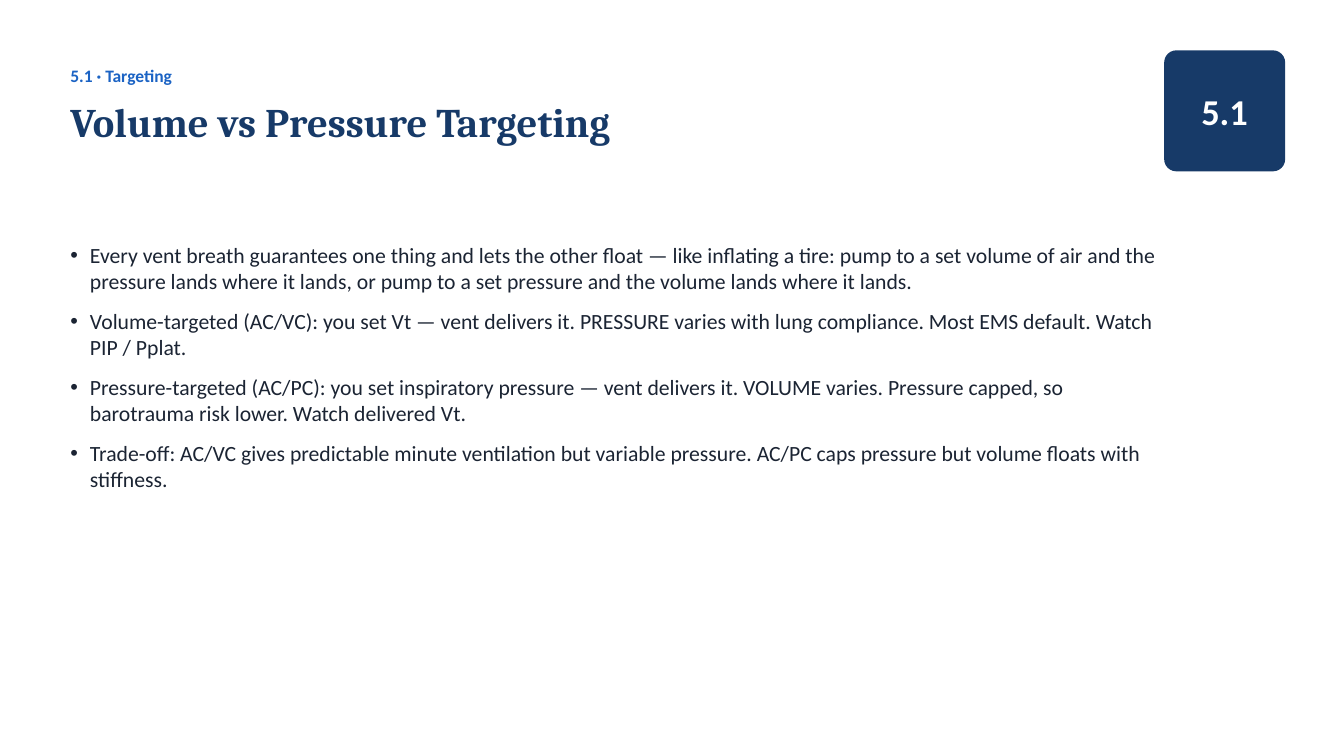
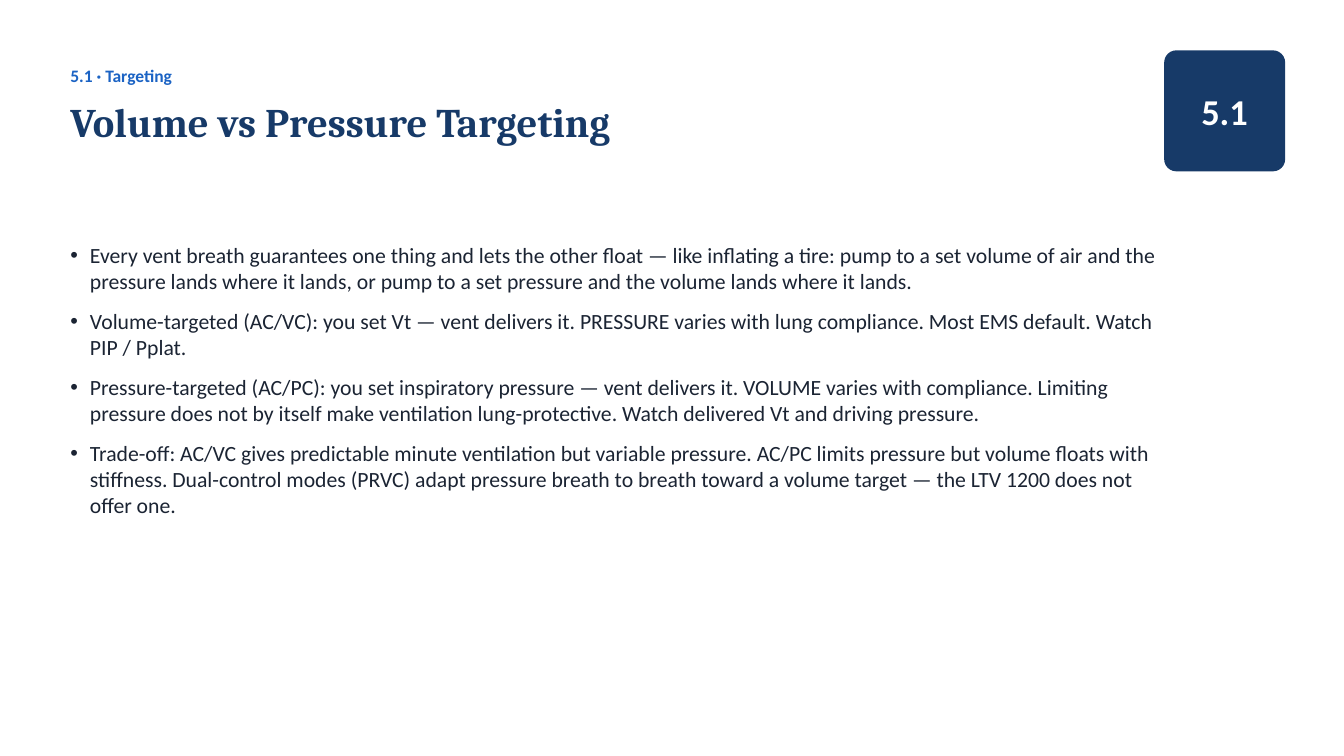
Before and after one commit to amr-kc-protocols/CES, a slide deck: slide 62 of public/decks/ventilator-academy-full-course.pptx. Drawn at 1344x756 pixels with LibreOffice and Linux fonts; fonts in the diff are those of the drawing. Boxes give left, top, right and bottom in pixels: in the first picture for what was removed or moved away, otherwise in the second. Text is boxed around its words. In the diff, an @@ line names an element or a change of style, - is before the commit and + after.

```diff
--- a/public/decks/ventilator-academy-full-course.pptx
+++ b/public/decks/ventilator-academy-full-course.pptx
@@ text at [90,379,1148,513]: text changed @@
-• Pressure-targeted (AC/PC): you set inspiratory pressure — vent delivers it. VOLUME varies. Pressure capped, so barotrauma risk lower. Watch delivered Vt.
-• Trade-off: AC/VC gives predictable minute ventilation but variable pressure. AC/PC caps pressure but volume floats with stiffness.
+• Pressure-targeted (AC/PC): you set inspiratory pressure — vent delivers it. VOLUME varies with compliance. Limiting pressure does not by itself make ventilation lung-protective. Watch delivered Vt and driving pressure.
+• Trade-off: AC/VC gives predictable minute ventilation but variable pressure. AC/PC limits pressure but volume floats with stiffness. Dual-control modes (PRVC) adapt pressure breath to breath toward a volume target — the LTV 1200 does not offer one.
```
Also in this commit, not shown: 27 other slides changed, 2 slides added.
